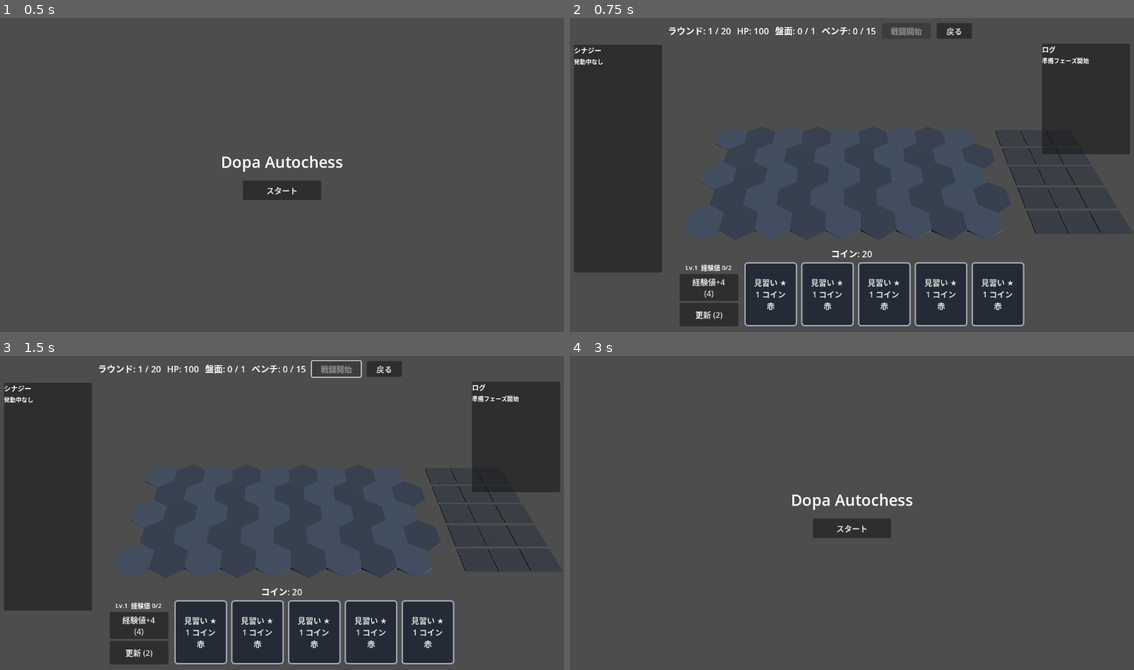
Above: before the commit, frames 1-4 (two rows, left to right).
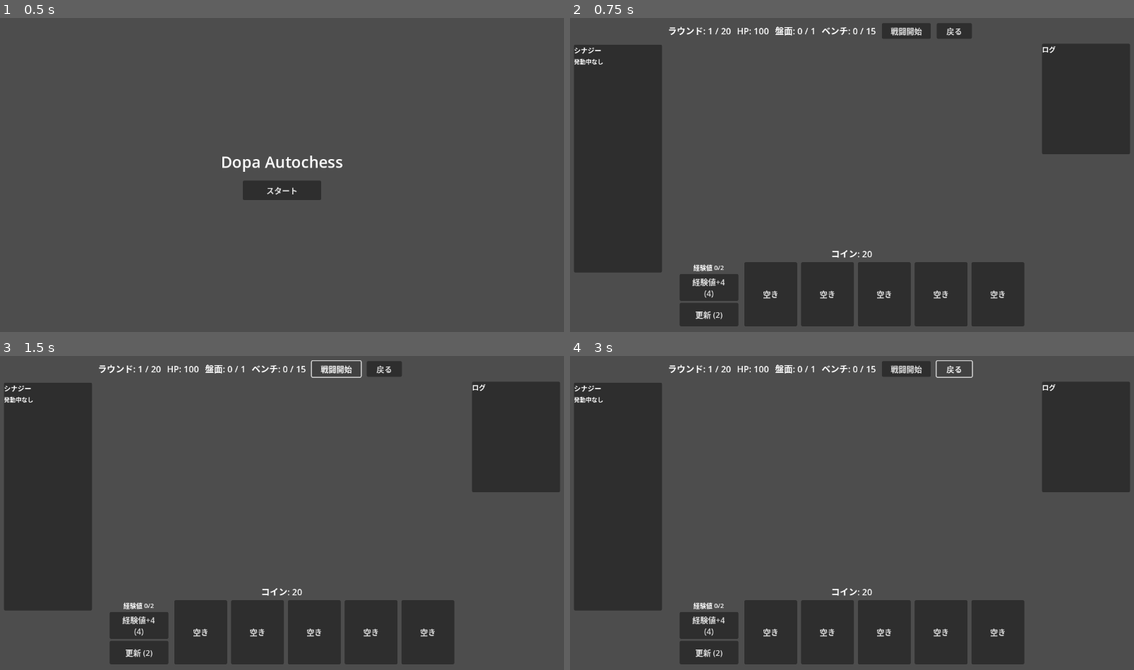
Above: after the commit, the same moments.

Repository: 2ufkpfb9daxnik/dopa_autochess
Game: Godot game, scene res://scenes/title.tscn
Two runs of this game, one before a commit and one after it. Both use one fixed random seed, a clock stepped at 60 frames per second and the inputs below.
Inputs (mouse positions are in pixels of both pictures, inside the frame that each line leads up to):
- Up to frame 1 (0.5 s): no input
- Up to frame 2 (0.75 s): click "スタート" at 0.5 s
- Up to frame 3 (1.5 s): click (338, 368) at 1.25 s, where only the run after the commit has a clickable "戦闘開始"
- Up to frame 4 (3 s): click (908, 368) at 2 s, where only the run after the commit has a clickable "戦闘開始"; click "戻る" at 2.75 s

Frame 1 is identical in both runs. In frame 2, 2.4% of the frame differs, in the area x 20-95%, y 3-99%; in frame 3, 2.4%; in frame 4, 30%, in the area x 0-100%, y 1-99%.
Error after the commit: Parse Error: Cannot find member "z" in base "Vector2". (res://scripts/game/unit_drag_controller.gd:106)

Commit message:
Add enemy spawning and placement for battles.
Spawn enemies by route strength at battle start, show them on the enemy board with distinct visuals, and exclude them from drag interactions.

Co-authored-by: Cursor <cursoragent@cursor.com>

Diff:
--- a/src/scripts/board_controller.gd
+++ b/src/scripts/board_controller.gd
@@ -14,6 +14,7 @@
 var bench_min_x: float = 0.0
 var bench_max_x: float = 0.0
 var board_units: Dictionary = {}
+var enemy_units: Dictionary = {}
 var bench_units: Array = []
 var board_unit_limit: int = 1
 
@@ -130,6 +131,7 @@
 		_build_hex_tiles(true, enemy_origin, _enemy_hex_markers)
 	else:
 		_clear_enemy_tiles()
+		clear_enemy_units()
 
 
 func _clear_enemy_tiles() -> void:
@@ -213,6 +215,37 @@
 		if unit != null:
 			units.append(unit)
 	return units
+
+
+func get_enemy_unit_global_pos(cell: Vector2i) -> Vector3:
+	var enemy_origin := HexMath.get_enemy_board_origin(board_origin)
+	return to_global(HexMath.enemy_cell_to_world(cell.x, cell.y, enemy_origin))
+
+
+func get_enemy_unit_count() -> int:
+	return enemy_units.size()
+
+
+func place_enemy_unit(unit: GameUnit, cell: Vector2i) -> bool:
+	if not HexMath.is_in_bounds(cell):
+		return false
+	if enemy_units.has(cell):
+		return false
+	unit.clear_location()
+	unit.is_enemy = true
+	unit.board_hex = cell
+	enemy_units[cell] = unit
+	unit.global_position = get_enemy_unit_global_pos(cell)
+	if unit.is_node_ready():
+		unit.refresh_visuals()
+	return true
+
+
+func clear_enemy_units() -> void:
+	for unit in enemy_units.values():
+		if is_instance_valid(unit):
+			unit.queue_free()
+	enemy_units.clear()
 
 
 func get_board_world_pos(cell: Vector2i) -> Vector3:
--- a/src/scripts/game.gd
+++ b/src/scripts/game.gd
@@ -346,6 +346,13 @@
 	shop_panel.visible = false
 	coin_label.visible = false
 	board.set_battle_mode(true)
+	var enemy_count := EnemySpawn.spawn_for_battle(
+		board,
+		units_root,
+		session.round_number,
+		session.selected_route
+	)
+	_log("敵 %d 体出現" % enemy_count)
 	await _animate_camera(true)
 	_update_ui()
 	await get_tree().create_timer(session.get_battle_duration()).timeout
--- /dev/null
+++ b/src/scripts/game/enemy_spawn.gd
@@ -0,0 +1,50 @@
+class_name EnemySpawn
+extends RefCounted
+
+const COUNT_BY_STRENGTH: Dictionary = {
+	RouteChoice.Strength.WEAK: Vector2i(2, 4),
+	RouteChoice.Strength.MEDIUM: Vector2i(3, 6),
+	RouteChoice.Strength.STRONG: Vector2i(5, 8),
+	RouteChoice.Strength.ELITE: Vector2i(6, 10),
+	RouteChoice.Strength.BOSS: Vector2i(8, 13),
+}
+
+const STARS_BY_STRENGTH: Dictionary = {
+	RouteChoice.Strength.WEAK: Vector2i(1, 1),
+	RouteChoice.Strength.MEDIUM: Vector2i(1, 2),
+	RouteChoice.Strength.STRONG: Vector2i(2, 2),
+	RouteChoice.Strength.ELITE: Vector2i(2, 3),
+	RouteChoice.Strength.BOSS: Vector2i(3, 4),
+}
+
+
+static func spawn_for_battle(
+	board: BoardController,
+	units_root: Node3D,
+	round_number: int,
+	route: Dictionary
+) -> int:
+	board.clear_enemy_units()
+	var strength: int = int(route.get("strength", RouteChoice.Strength.MEDIUM))
+	var count_range: Vector2i = COUNT_BY_STRENGTH.get(strength, Vector2i(3, 5))
+	var count := randi_range(count_range.x, count_range.y)
+	count = mini(count, HexMath.COLS * HexMath.ROWS)
+	var shop_level := clampi(round_number, 1, ShopOdds.TABLE_LEVELS)
+	var star_range: Vector2i = STARS_BY_STRENGTH.get(strength, Vector2i(1, 2))
+	for cell in _pick_random_cells(count):
+		var unit_id := UnitCatalog.random_unit_id_for_level(shop_level)
+		var stars := randi_range(star_range.x, star_range.y)
+		var unit := GameUnit.create(unit_id, stars)
+		unit.is_enemy = true
+		units_root.add_child(unit)
+		board.place_enemy_unit(unit, cell)
+	return count
+
+
+static func _pick_random_cells(count: int) -> Array[Vector2i]:
+	var all_cells: Array[Vector2i] = []
+	for row in HexMath.ROWS:
+		for col in HexMath.COLS:
+			all_cells.append(Vector2i(col, row))
+	all_cells.shuffle()
+	return all_cells.slice(0, count)
--- a/src/scripts/game/unit_drag_controller.gd
+++ b/src/scripts/game/unit_drag_controller.gd
@@ -6,6 +6,7 @@
 signal drag_state_changed(is_dragging: bool, sell_zone_side: int)
 
 const DRAG_LIFT := 0.35
+const PICK_SCREEN_RADIUS := 56.0
 
 var drag_plane_y: float = 0.4
 
@@ -74,6 +75,13 @@
 
 
 func _raycast_unit(screen_pos: Vector2) -> GameUnit:
+	var hit := _raycast_unit_direct(screen_pos)
+	if hit != null:
+		return hit
+	return _pick_nearest_unit_on_screen(screen_pos)
+
+
+func _raycast_unit_direct(screen_pos: Vector2) -> GameUnit:
 	var origin := _camera.project_ray_origin(screen_pos)
 	var direction := _camera.project_ray_normal(screen_pos)
 	var query := PhysicsRayQueryParameters3D.create(origin, origin + direction * 200.0)
@@ -82,9 +90,29 @@
 	if hit.is_empty():
 		return null
 	var collider: Object = hit.collider
-	if collider is GameUnit:
+	if collider is GameUnit and not (collider as GameUnit).is_enemy:
 		return collider
 	return null
+
+
+func _pick_nearest_unit_on_screen(screen_pos: Vector2) -> GameUnit:
+	var best_unit: GameUnit = null
+	var best_score := INF
+	for unit in _board.get_all_units():
+		if unit.is_enemy:
+			continue
+		var pick_center := unit.global_position + Vector3(0.0, 0.75, 0.0)
+		var unit_screen := _camera.unproject_position(pick_center)
+		if unit_screen.z < 0.01:
+			continue
+		var screen_dist := Vector2(unit_screen.x, unit_screen.y).distance_to(screen_pos)
+		if screen_dist > PICK_SCREEN_RADIUS:
+			continue
+		var score := screen_dist + unit_screen.z * 0.002
+		if score < best_score:
+			best_score = score
+			best_unit = unit
+	return best_unit
 
 
 func _world_point_on_plane(screen_pos: Vector2) -> Vector3:
--- a/src/scripts/unit.gd
+++ b/src/scripts/unit.gd
@@ -7,6 +7,7 @@
 
 var unit_id: int = -1
 var stars: int = 1
+var is_enemy: bool = false
 var board_hex: Vector2i = Vector2i(-1, -1)
 var bench_index: int = -1
 
@@ -35,8 +36,14 @@
 	var data := UnitCatalog.get_unit(unit_id)
 	var synergy_text := UnitCatalog.get_synergy_names(unit_id)
 	label.text = "%s\n%d\n%s" % ["★".repeat(stars), data["cost"], synergy_text]
-	label.modulate = Color.WHITE if stars <= 2 else Color(1.0, 0.95, 0.7)
+	if is_enemy:
+		label.modulate = Color(1.0, 0.78, 0.78)
+	elif stars <= 2:
+		label.modulate = Color.WHITE
+	else:
+		label.modulate = Color(1.0, 0.95, 0.7)
 	_apply_model_star_scale()
+	_apply_enemy_model_tint()
 	_refresh_cost_border()
 
 
@@ -54,6 +61,24 @@
 	var scale := _base_model_scale * star_scale
 	model_root.scale = Vector3.ONE * scale
 	model_root.position.y = _model_ground_y * star_scale
+
+
+func _apply_enemy_model_tint() -> void:
+	_set_mesh_overlay(model_root, is_enemy)
+
+
+func _set_mesh_overlay(node: Node, enemy: bool) -> void:
+	if node is GeometryInstance3D:
+		var instance := node as GeometryInstance3D
+		if enemy:
+			var overlay := StandardMaterial3D.new()
+			overlay.albedo_color = Color(0.88, 0.22, 0.24, 0.42)
+			overlay.transparency = BaseMaterial3D.TRANSPARENCY_ALPHA
+			instance.material_overlay = overlay
+		else:
+			instance.material_overlay = null
+	for child in node.get_children():
+		_set_mesh_overlay(child, enemy)
 
 
 func _compute_visual_aabb(root: Node3D) -> AABB:
Not shown, added: src/scripts/game/enemy_spawn.gd.uid
